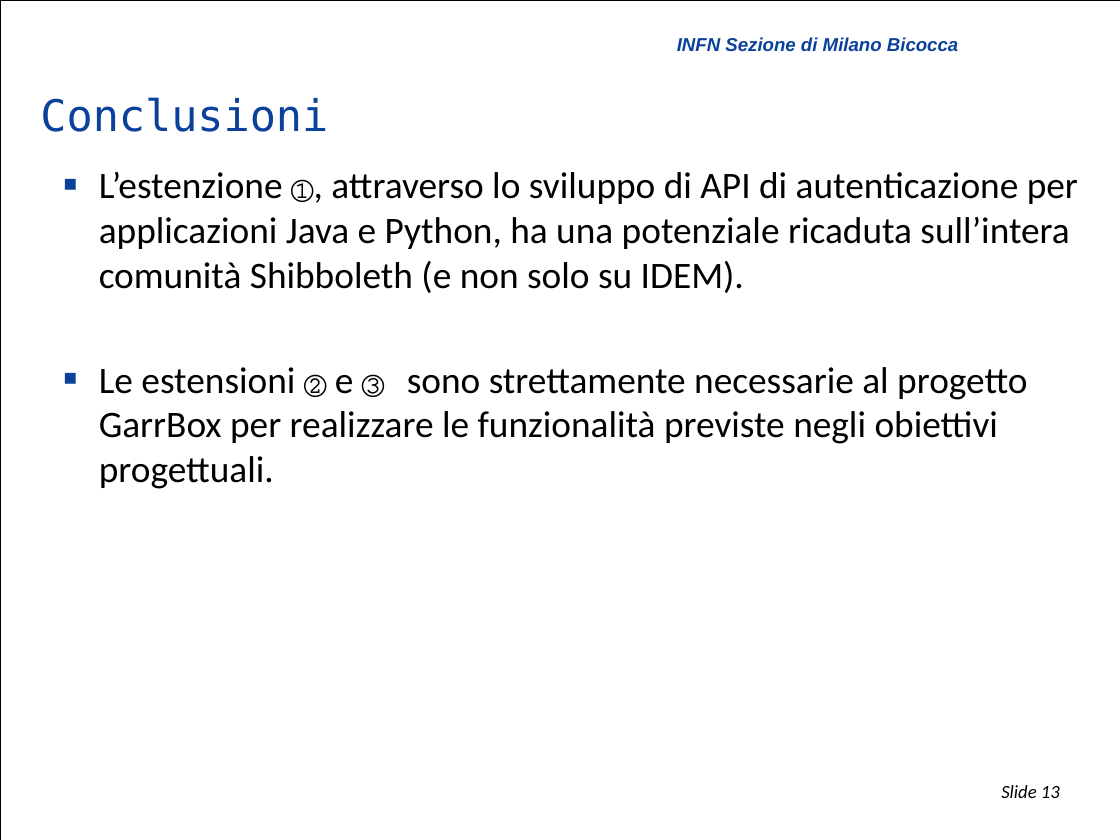
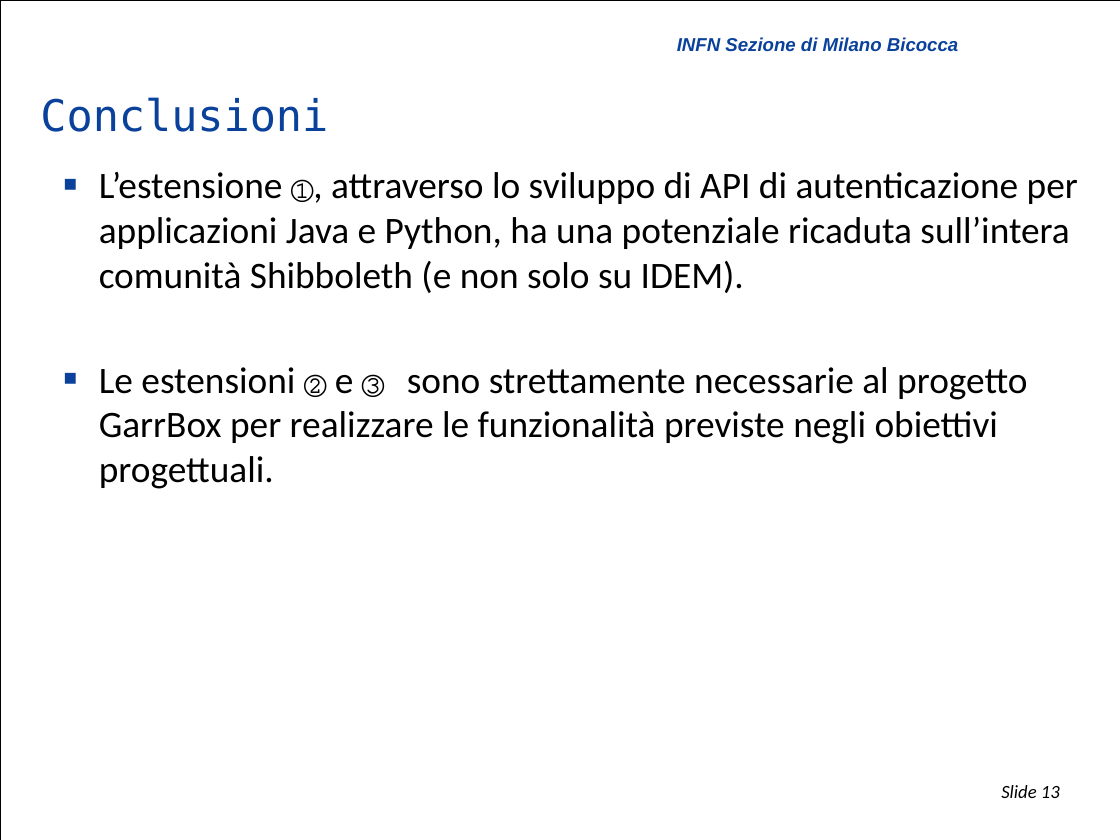
Before and after one commit to biancini/Shibboleth-Authentication, a slide deck: slide 13 of ShibbolethExtensions.pptx. Drawn at 1120x840 pixels with LibreOffice and Linux fonts; fonts in the diff are those of the drawing; background and template pictures are left out. Boxes give left, top, right and bottom in pixels: in the first picture for what was removed or moved away, otherwise in the second. Text is boxed around its words. In the diff, an @@ line names an element or a change of style, - is before the commit and + after.

```diff
--- a/ShibbolethExtensions.pptx
+++ b/ShibbolethExtensions.pptx
@@ text at [99,172,1078,293]: text changed @@
-  ■ L’estenzione ①, attraverso lo sviluppo di API di autenticazione per applicazioni Java e Python, ha una potenziale ricaduta sull’intera comunità Shibboleth (e non solo su IDEM).
+  ■ L’estensione ①, attraverso lo sviluppo di API di autenticazione per applicazioni Java e Python, ha una potenziale ricaduta sull’intera comunità Shibboleth (e non solo su IDEM).
```
Also in this commit, not shown: 11 other slides changed.
